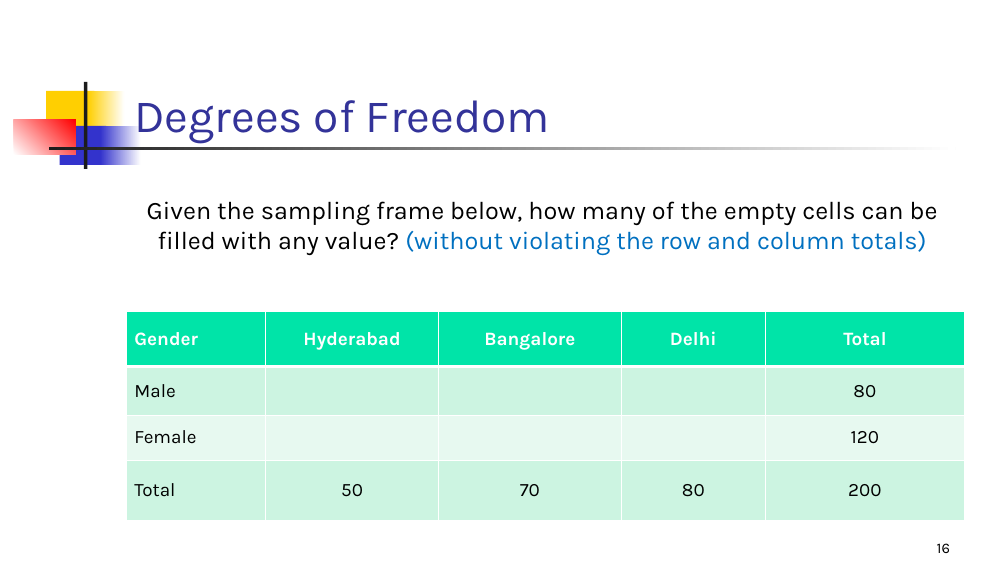
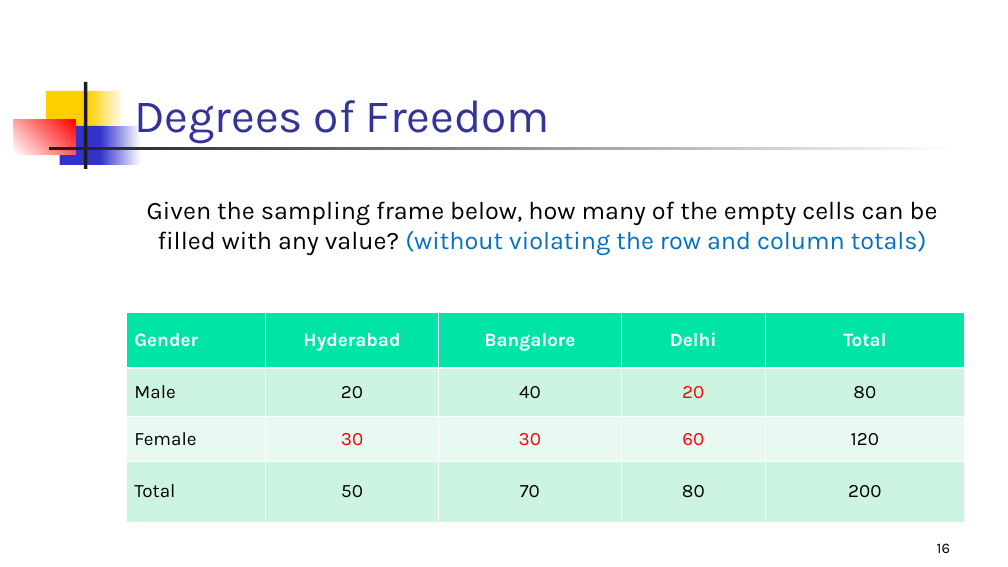
Before and after one commit to sandipto-sanyal/ampba, a slide deck: slide 16 of statistical analysis/session files/Session 2/Session 2 Confidence Intervals.pptx. Drawn at 1008x567 pixels with LibreOffice and Linux fonts; fonts in the diff are those of the drawing. Boxes give left, top, right and bottom in pixels: in the first picture for what was removed or moved away, otherwise in the second. Text is boxed around its words. In the diff, an @@ line names an element or a change of style, - is before the commit and + after.

```diff
--- a/statistical analysis/session files/Session 2/Session 2 Confidence Intervals.pptx
+++ b/statistical analysis/session files/Session 2/Session 2 Confidence Intervals.pptx
@@ table at (127, 313, 964, 523) @@
-row 2: Male |  |  |  | 80
+row 2: Male | 20 | 40 | 20 | 80
-row 3: Female |  |  |  | 120
+row 3: Female | 30 | 30 | 60 | 120
```
Also in this commit, not shown: 1 other slide changed, 3 other files.
